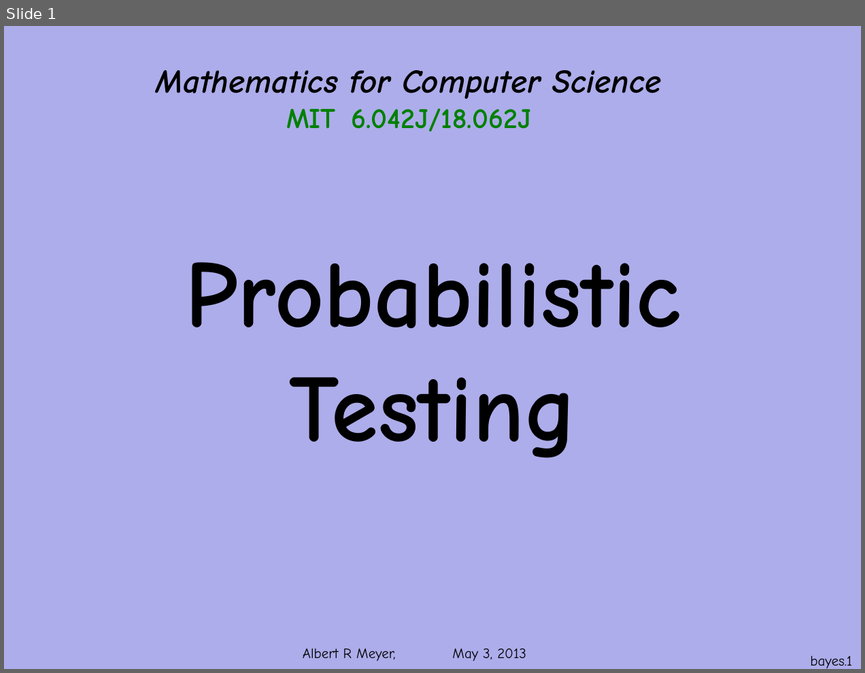
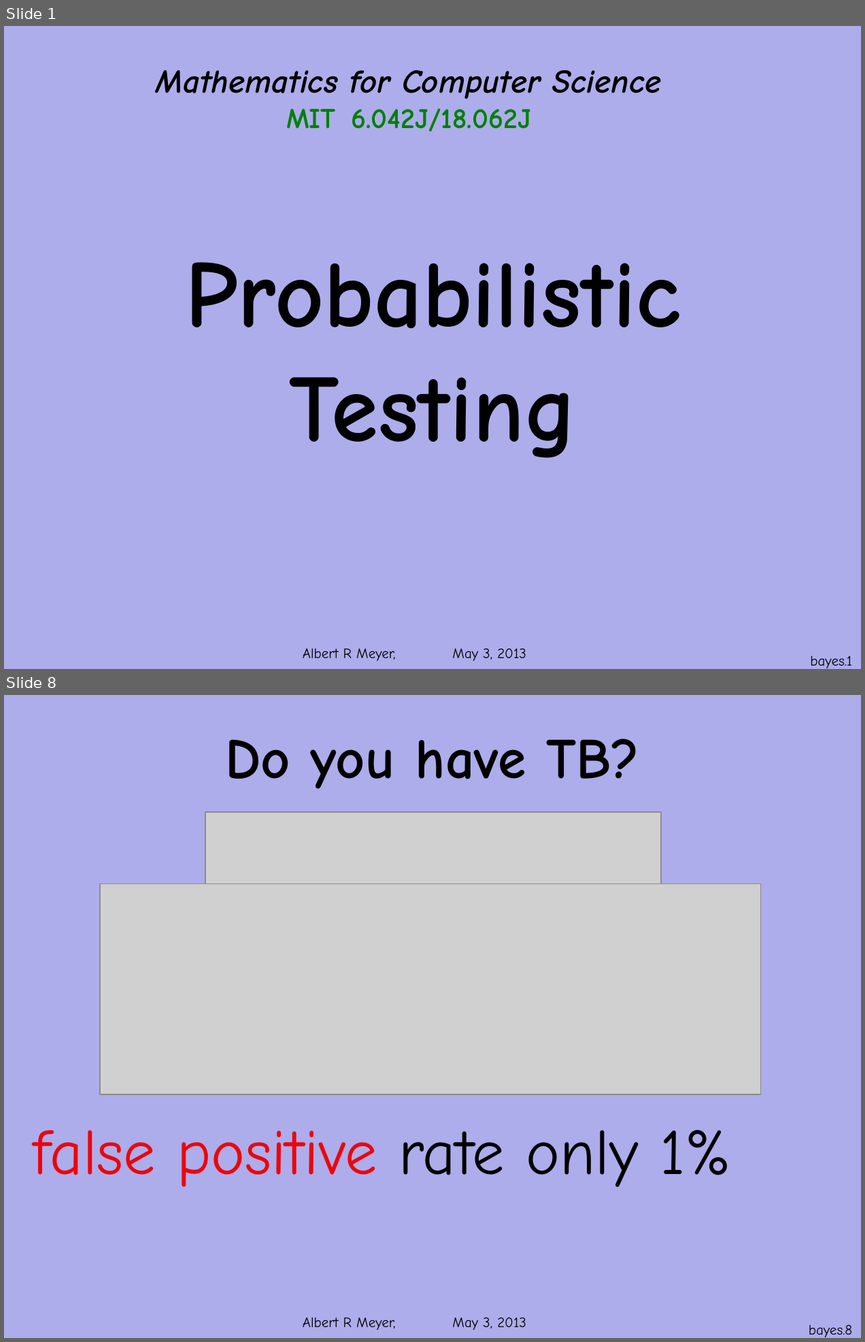
Before and after one commit to armeyer/mcs_web, a slide deck: spring13/slides13/prob-bayes.pptx. Shown one above the other, each under a label of ours: slide 1 before the commit, slides 1 and 8 after it; the slides between them are not shown. The pictures are 865x673 and 865x1342 pixels, drawn with LibreOffice and Linux fonts; fonts in the diff are those of the drawing; grey boxes stand for pictures; background and template pictures are left out. Boxes give left, top, right and bottom in pixels: in the first picture for what was removed or moved away, otherwise in the second. Text is boxed around its words. In the diff, an @@ line names an element or a change of style, - is before the commit and + after.

Commit message:
rewrite prob-bayes.pptx

```diff
--- a/spring13/slides13/prob-bayes.pptx
+++ b/spring13/slides13/prob-bayes.pptx
@@ slide 8 added at <box>4,695,861,1338</box>, background #ADADEB; not listed: 1 template element that a slide beside it also shows @@
@@ title added at <box>225,739,639,789</box>, 48 pt, text #000000, bold @@
+Do you have TB?
@@ picture added at <box>205,811,661,919</box> @@
@@ picture added at <box>100,883,761,1094</box> @@
@@ text added at <box>33,1130,731,1187</box>, 54 pt, text #EE040A @@
+false positive rate only 1%
@@ page number added at <box>808,1324,852,1337</box>, 12 pt, text #000000 @@
+bayes.8
```
Also in this commit, not shown: 7 slides changed, 15 other slides added, 4 slides removed.
